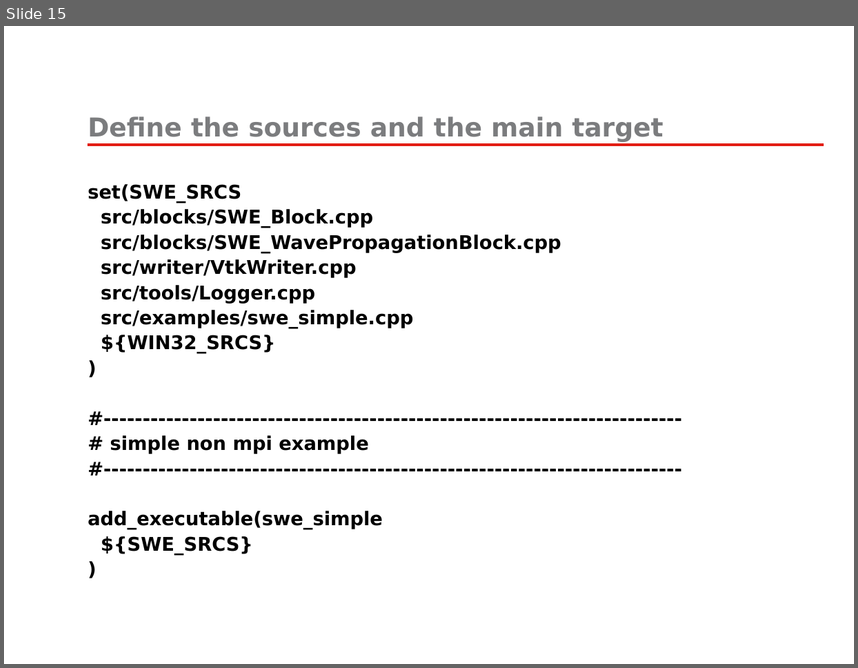
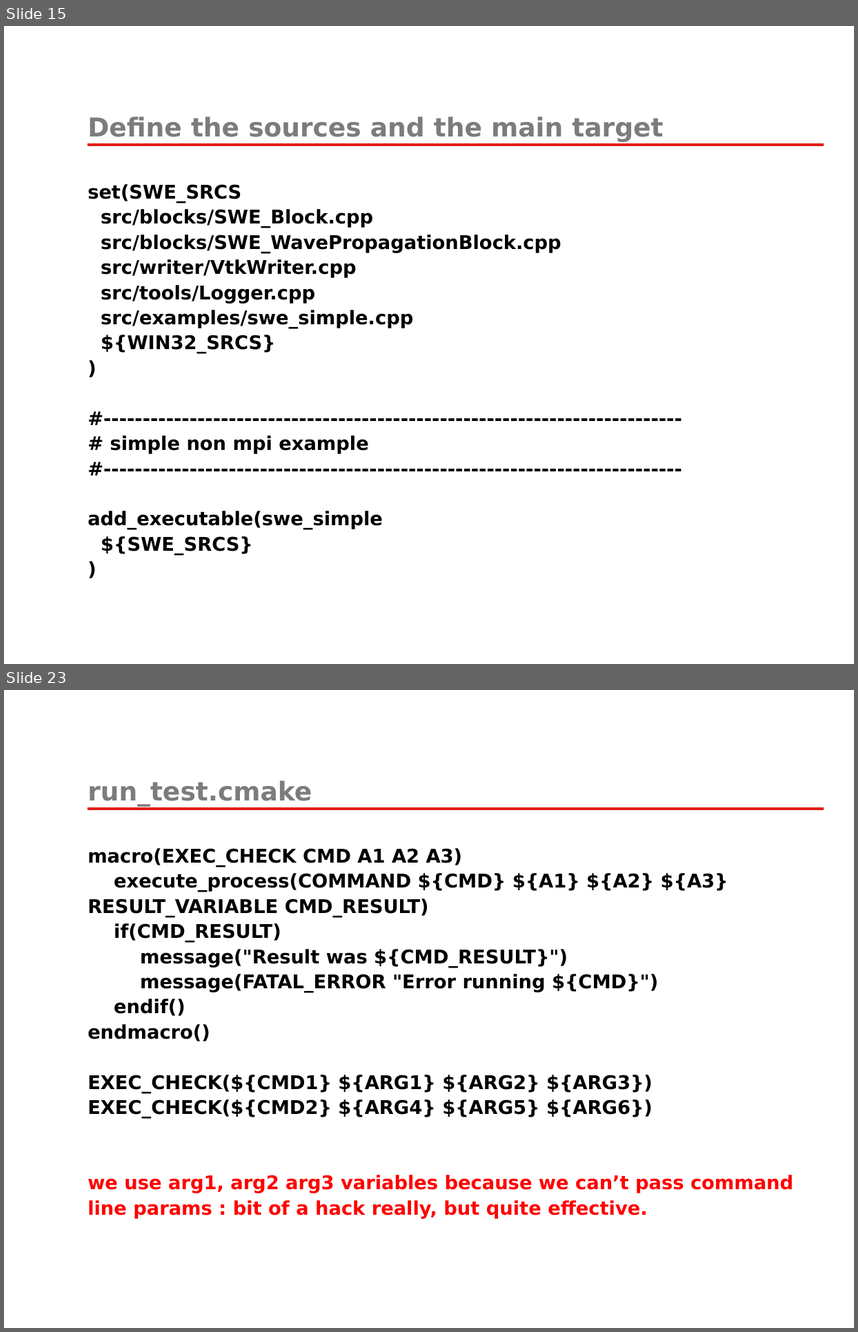
Before and after one commit to fomics/SummerSchool2013, a slide deck: PRESENTATIONS/cmake/2013-07-08-SummerSchool-CMake.pptx. Shown one above the other, each under a label of ours: slide 15 before the commit, slides 15 and 23 after it; the slides between them are not shown. The pictures are 858x668 and 858x1332 pixels, drawn with LibreOffice and Linux fonts; fonts in the diff are those of the drawing; background and template pictures are left out. Boxes give left, top, right and bottom in pixels: in the first picture for what was removed or moved away, otherwise in the second. Text is boxed around its words. In the diff, an @@ line names an element or a change of style, - is before the commit and + after.

Commit message:
Add cmake slides

```diff
--- a/PRESENTATIONS/cmake/2013-07-08-SummerSchool-CMake.pptx
+++ b/PRESENTATIONS/cmake/2013-07-08-SummerSchool-CMake.pptx
@@ slide 23 added at (x1=4, y1=690, x2=854, y2=1328), background #FFFFFF; not listed: 1 template element that a slide beside it also shows @@
@@ title added at (x1=87, y1=780, x2=312, y2=806), 22 pt, text #7B7C7E, bold @@
+run_test.cmake
@@ text added at (x1=87, y1=848, x2=793, y2=1219), 16 pt, text #000000, bold @@
+macro(EXEC_CHECK CMD A1 A2 A3)
+execute_process(COMMAND ${CMD} ${A1} ${A2} ${A3} RESULT_VARIABLE CMD_RESULT)
+if(CMD_RESULT)
+message("Result was ${CMD_RESULT}")
+message(FATAL_ERROR "Error running ${CMD}")
+endif()
+endmacro()
+EXEC_CHECK(${CMD1} ${ARG1} ${ARG2} ${ARG3})
+EXEC_CHECK(${CMD2} ${ARG4} ${ARG5} ${ARG6})
+we use arg1, arg2 arg3 variables because we can’t pass command line params : bit of a hack really, but quite effective.
```
Also in this commit, not shown: 4 slides changed, 7 other slides added.
